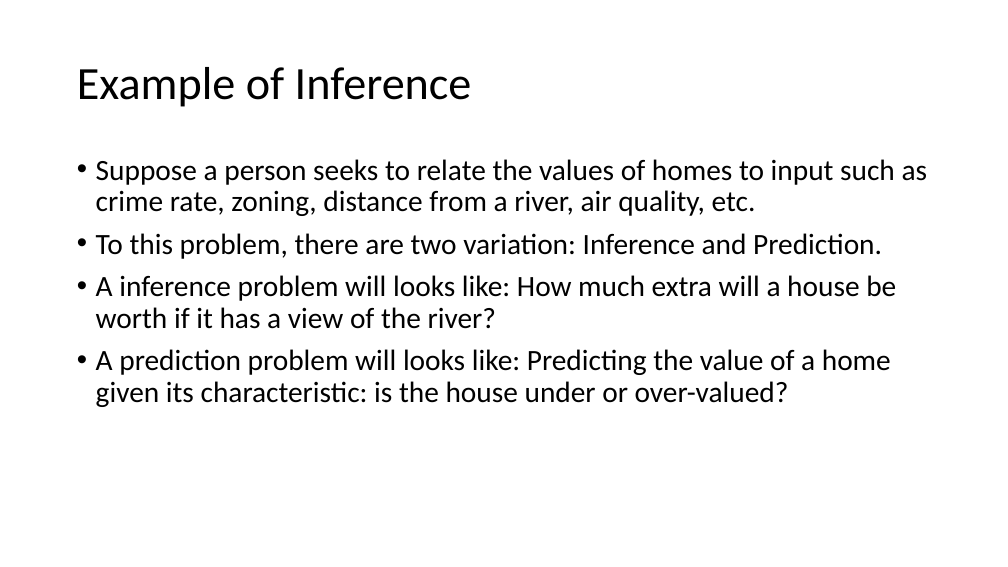
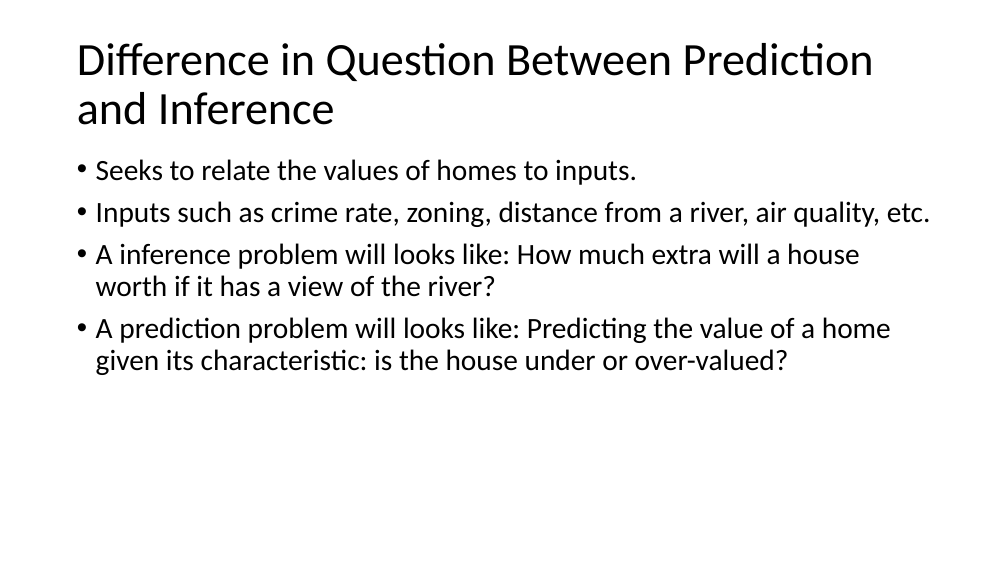
Before and after one commit to TseChapman/PresentationMaterials, a slide deck: slide 10 of Presentation Materials/Chapter 2/Chapter 2 Presentation.pptx. Drawn at 1008x567 pixels with LibreOffice and Linux fonts; fonts in the diff are those of the drawing. Boxes give left, top, right and bottom in pixels: in the first picture for what was removed or moved away, otherwise in the second. Text is boxed around its words. In the diff, an @@ line names an element or a change of style, - is before the commit and + after.

```diff
--- a/Presentation Materials/Chapter 2/Chapter 2 Presentation.pptx
+++ b/Presentation Materials/Chapter 2/Chapter 2 Presentation.pptx
@@ title at (77, 43, 874, 125): text changed @@
-Example of Inference
+Difference in Question Between Prediction and Inference
@@ text at (96, 159, 931, 297): text changed @@
-• Suppose a person seeks to relate the values of homes to input such as crime rate, zoning, distance from a river, air quality, etc.
-• To this problem, there are two variation: Inference and Prediction.
-• A inference problem will looks like: How much extra will a house be worth if it has a view of the river?
+• Seeks to relate the values of homes to inputs.
+• Inputs such as crime rate, zoning, distance from a river, air quality, etc.
+• A inference problem will looks like: How much extra will a house worth if it has a view of the river?
```
Also in this commit, not shown: 8 other slides changed, 6 slides added, 3 slides removed, 5 other files.
